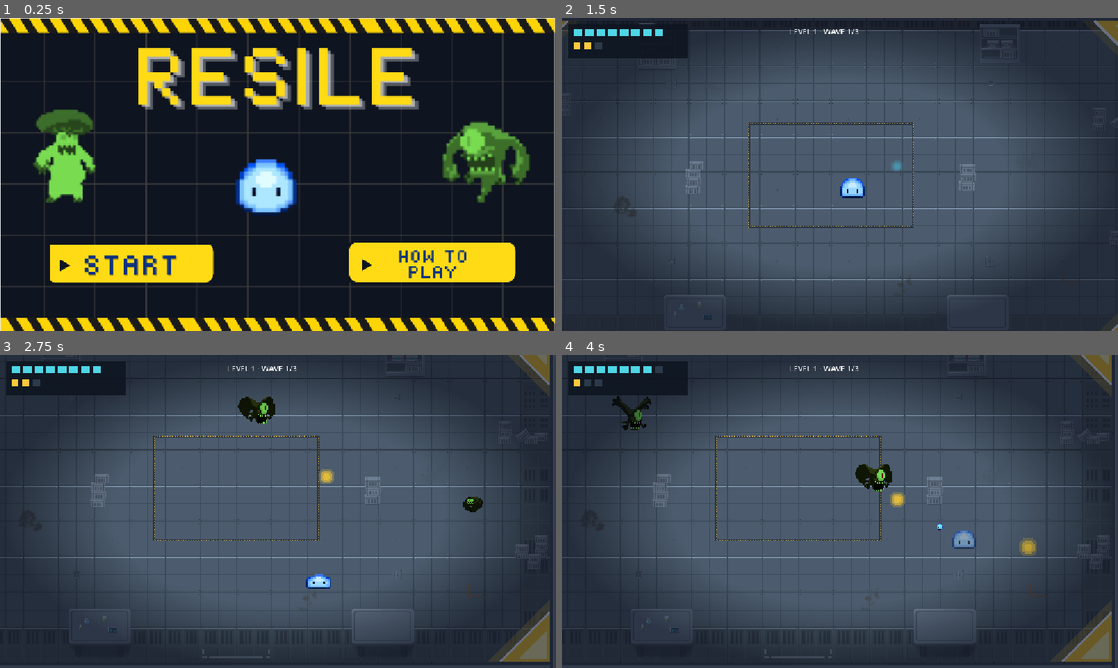
Above: before the commit, frames 1-4 (two rows, left to right).
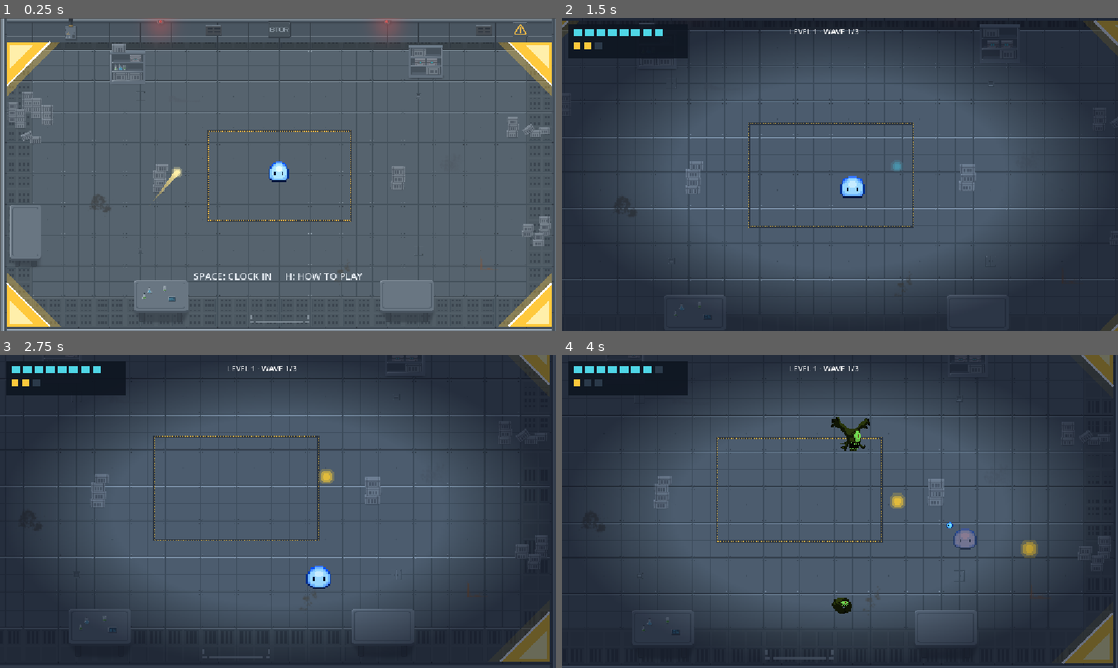
Above: after the commit, the same moments.

Repository: nirvith/resile
Game: Godot game, scene res://title.tscn
Same seed, same stepped clock (60 frames per second), same inputs: the game is played once before the commit and once after it. Before the commit the project starts from res://control.tscn.
Inputs (mouse positions are in pixels of both pictures, inside the frame that each line leads up to):
- Up to frame 1 (0.25 s): no input
- Up to frame 2 (1.5 s): click (695, 265) at 0.52 s; tap Enter (ui_accept) at 1.25 s; move the mouse to (962, 158) at 1.27 s; press the mouse at (962, 158) at 1.28 s; hold D (move_right) from 1.28 s (still down)
- Up to frame 3 (2.75 s): tap Enter (ui_accept) at 1.52, 2.27 s; move the mouse to (166, 527) at 2.02 s; release D (move_right) at 2.03 s; release the mouse at (166, 527) at 2.03 s; hold S (move_down) from 2.03 s (still down); tap H at 2.1 s
- Up to frame 4 (4 s): move the mouse to (895, 442) at 2.77 s; release S (move_down) at 2.78 s; press the mouse at (895, 442) at 2.78 s; hold D (move_right) 2.78-3.53 s; move the mouse to (812, 574) at 3.52 s; release the mouse at (812, 574) at 3.53 s; hold W (move_up) from 3.53 s (still down); tap H at 3.6 s; tap Enter (ui_accept) at 3.77 s

The runs differ from the first frame. In frame 1, 99% of the frame differs, in the area x 0-100%, y 0-100%; in frame 2, 0.1%; in frame 3, 0.8%; in frame 4, 6.1%.

Commit message:
Changed main scene to title.tscn

Diff:
--- a/project.godot
+++ b/project.godot
@@ -11,7 +11,7 @@
 [application]
 
 config/name="Resile"
-run/main_scene="uid://ds5vk857hdrtb"
+run/main_scene="uid://b55bhkx1n4yml"
 config/features=PackedStringArray("4.7", "Forward Plus")
 config/icon="res://icon.svg"
 
